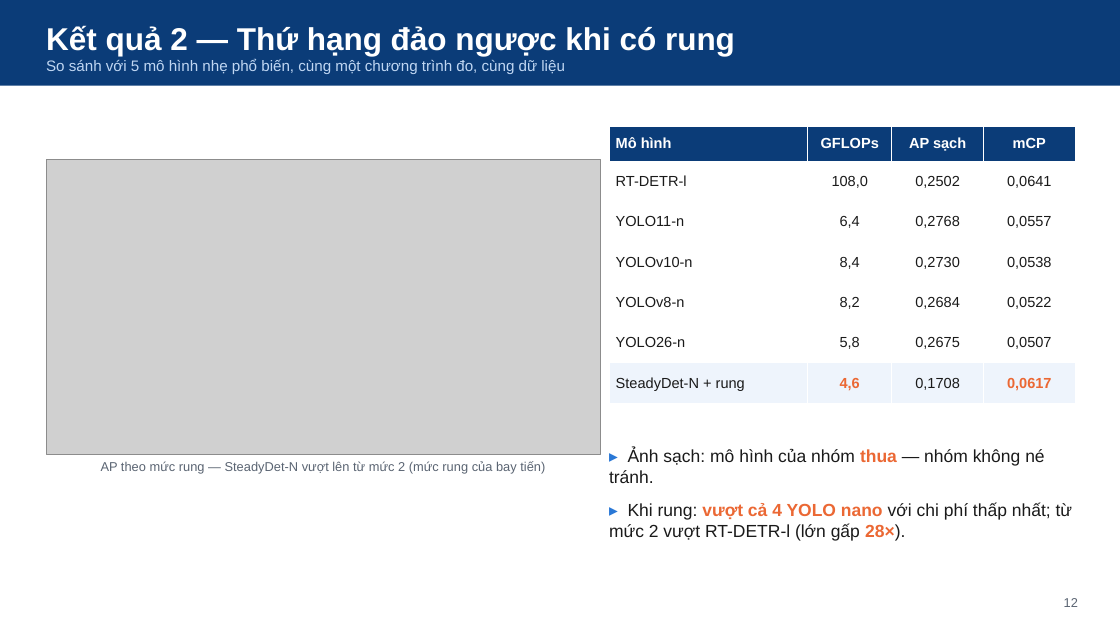
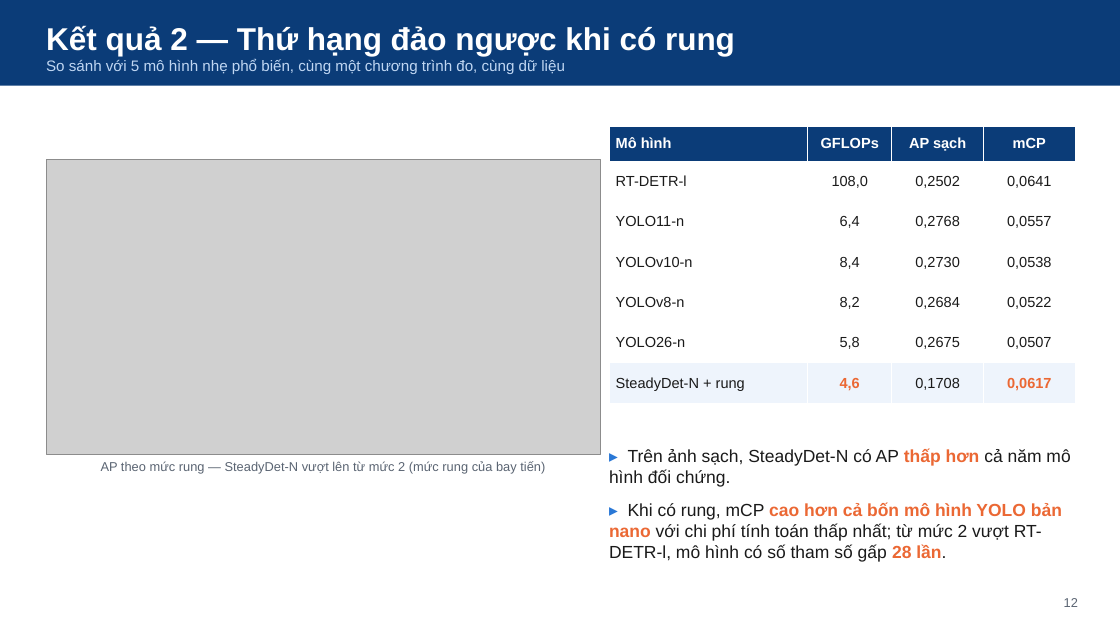
Before and after one commit to NhanHuynh2006/Drone_Following, a slide deck: slide 12 of nckh_SV2026-474/slides/SteadyDet-N_nghiem_thu_nhe.pptx. Drawn at 1120x630 pixels with LibreOffice and Linux fonts; fonts in the diff are those of the drawing; grey boxes stand for pictures. Boxes give left, top, right and bottom in pixels: in the first picture for what was removed or moved away, otherwise in the second. Text is boxed around its words. In the diff, an @@ line names an element or a change of style, - is before the commit and + after.

```diff
--- a/nckh_SV2026-474/slides/SteadyDet-N_nghiem_thu_nhe.pptx
+++ b/nckh_SV2026-474/slides/SteadyDet-N_nghiem_thu_nhe.pptx
@@ text at (609,449,1070,558): text changed @@
-▸ Ảnh sạch: mô hình của nhóm thua — nhóm không né tránh.
-▸ Khi rung: vượt cả 4 YOLO nano với chi phí thấp nhất; từ mức 2 vượt RT-DETR-l (lớn gấp 28×).
+▸ Trên ảnh sạch, SteadyDet-N có AP thấp hơn cả năm mô hình đối chứng.
+▸ Khi có rung, mCP cao hơn cả bốn mô hình YOLO bản nano với chi phí tính toán thấp nhất; từ mức 2 vượt RT-DETR-l, mô hình có số tham số gấp 28 lần.
```
Also in this commit, not shown: 3 other slides changed, 10 other files.
